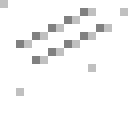
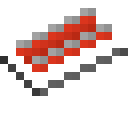
Layer changes from the first 128×128 image to the second:
showed group "fluxcell" (5 layers) over [0, 0, 128, 96]
added layer "Layer 24" in group "fluxcell" over [16, 8, 112, 64]
painted on "Layer 19 copy", masked it over [16, 8, 112, 72]
hid group "arrow" (3 layers) over [0, 0, 128, 96]
